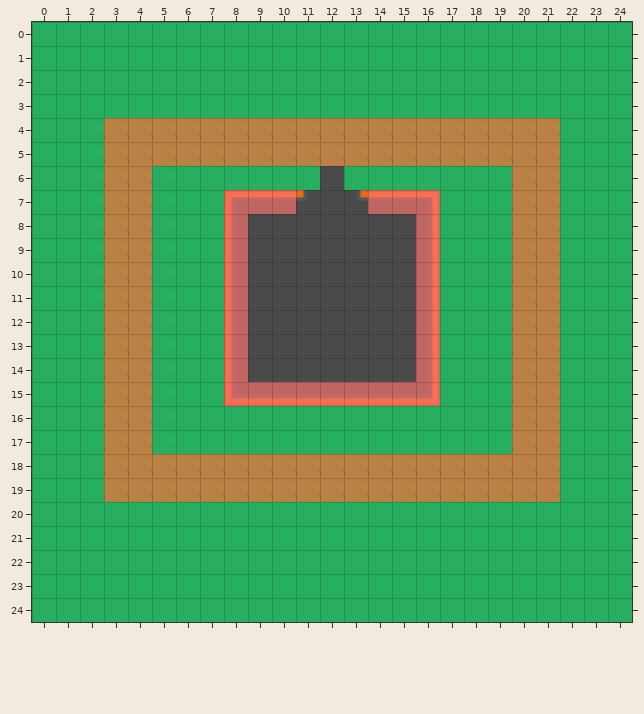
Level history. Tiled map: res/Map.tmx. This is how it looked before the edit.
Cells are 32x32 px. Shown: x 0..24, y 0..24.
Now the later version:
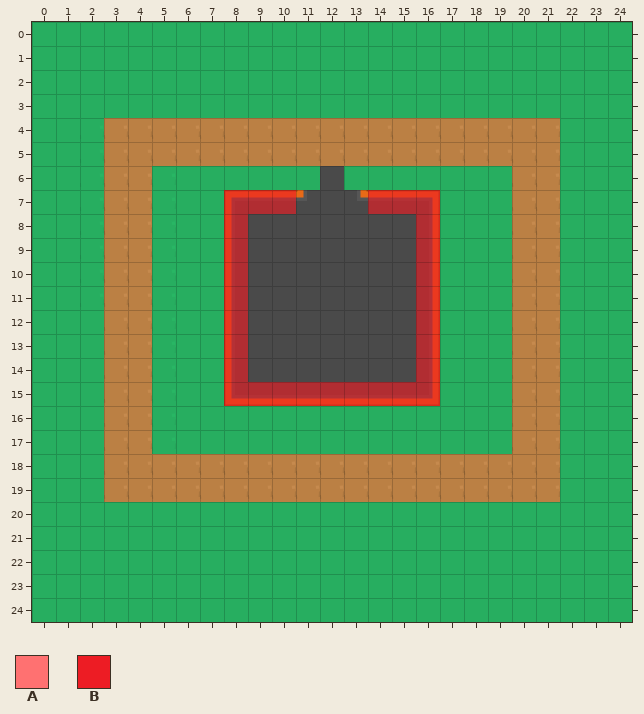
Key: from "CollidableLayer": A 0; from "CollidableTile": B 0.
Objects are placed by their top-left corner, in cells (3,4 is the top-left corner of cell 3,4); size is 1x1 cell unless given.
Change:
layer "Collidable Layer" opacity 66% -> 63%
Layer "Collidable Layer":
A new object: B at 16,7.
A new object: B at 15,7.
A new object: B at 14,7.
A new object: B at 10,7.
A new object: B at 9,7.
A new object: B at 8,7.
A new object: B at 8,8.
A new object: B at 16,8.
A new object: B at 8,9.
A new object: B at 16,9.
A new object: B at 8,10.
A new object: B at 16,10.
A new object: B at 8,11.
A new object: B at 16,11.
A new object: B at 8,12.
A new object: B at 16,12.
A new object: B at 8,13.
A new object: B at 16,13.
A new object: B at 8,14.
A new object: B at 16,14.
A new object: B at 8,15.
A new object: B at 9,15.
A new object: B at 10,15.
A new object: B at 11,15.
A new object: B at 12,15.
A new object: B at 13,15.
A new object: B at 14,15.
A new object: B at 15,15.
A new object: B at 16,15.
Object A at 8,7 is removed.
Object A at 9,7 is removed.
Object A at 10,7 is removed.
Object A at 14,7 is removed.
Object A at 15,7 is removed.
Object A at 16,7 is removed.
Object A at 16,8 is removed.
Object A at 8,8 is removed.
Object A at 16,9 is removed.
Object A at 8,9 is removed.
Object A at 16,10 is removed.
Object A at 8,10 is removed.
Object A at 16,11 is removed.
Object A at 8,11 is removed.
Object A at 16,12 is removed.
Object A at 8,12 is removed.
Object A at 16,13 is removed.
Object A at 8,13 is removed.
Object A at 16,14 is removed.
Object A at 8,14 is removed.
Object A at 16,15 is removed.
Object A at 15,15 is removed.
Object A at 14,15 is removed.
Object A at 12,15 is removed.
Object A at 11,15 is removed.
Object A at 13,15 is removed.
Object A at 10,15 is removed.
Object A at 9,15 is removed.
Object A at 8,15 is removed.
